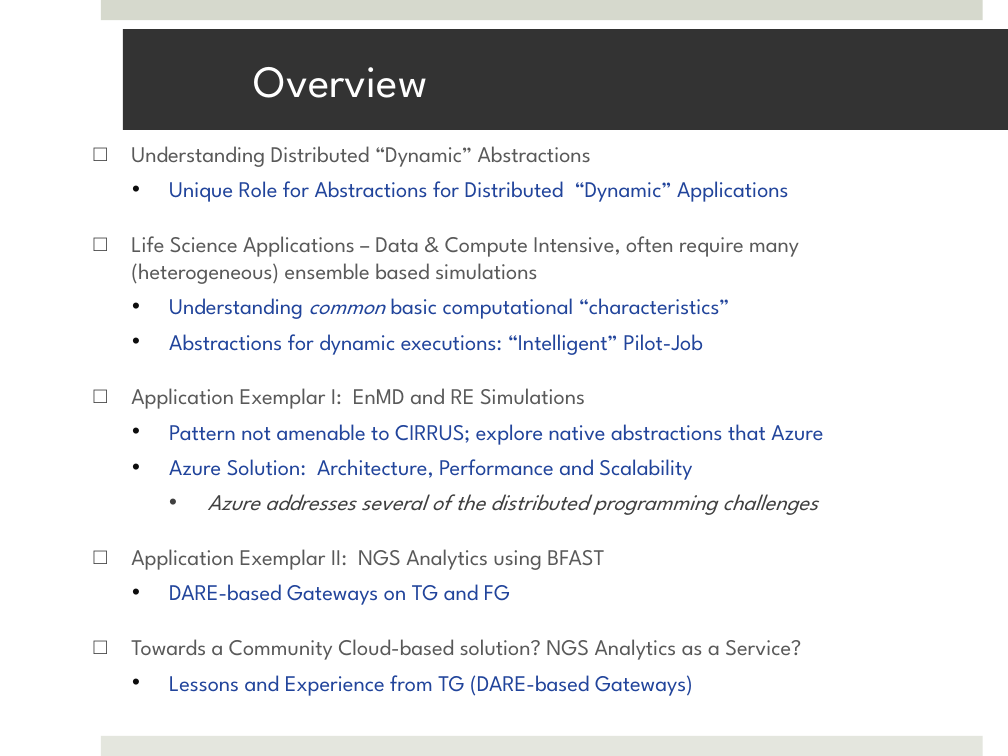
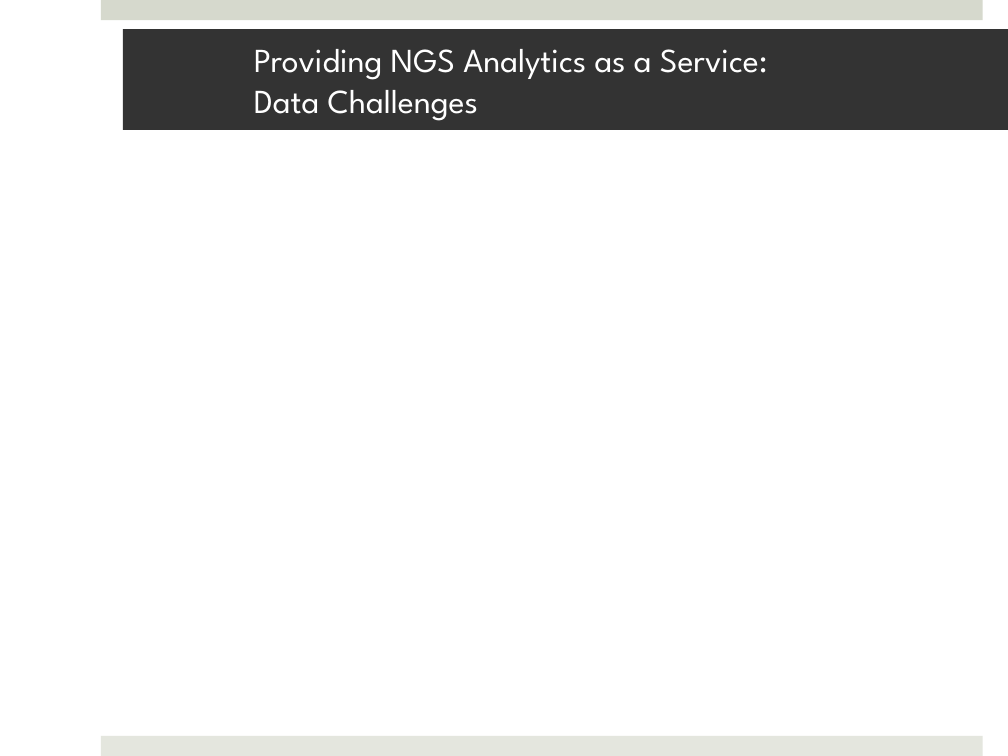
Before and after one commit to saga-project/saga-cpp-legacy-projects, a slide deck: slide 29 of saga-talks/abstractions_for_ls-microsoft.pptx (slide 3 before the commit). Drawn at 1008x756 pixels with LibreOffice and Linux fonts; fonts in the diff are those of the drawing; background and template pictures are left out. Boxes give left, top, right and bottom in pixels: in the first picture for what was removed or moved away, otherwise in the second. Text is boxed around its words. In the diff, an @@ line names an element or a change of style, - is before the commit and + after.

```diff
--- a/saga-talks/abstractions_for_ls-microsoft.pptx
+++ b/saga-talks/abstractions_for_ls-microsoft.pptx
@@ title at [254, 49, 768, 121]: text changed; size 32 to 24 pt @@
-Overview
+Providing NGS Analytics as a Service:
+Data Challenges
@@ text removed at [131, 146, 823, 692] @@
-□ Understanding Distributed “Dynamic” Abstractions
-  • Unique Role for Abstractions for Distributed “Dynamic” Applications
-□ Life Science Applications – Data & Compute Intensive, often require many (heterogeneous) ensemble based simulations
-  • Understanding common basic computational “characteristics”
-  • Abstractions for dynamic executions: “Intelligent” Pilot-Job
-□ Application Exemplar I: EnMD and RE Simulations
-  • Pattern not amenable to CIRRUS; explore native abstractions that Azure
-  • Azure Solution: Architecture, Performance and Scalability
-    • Azure addresses several of the distributed programming challenges
-□ Application Exemplar II: NGS Analytics using BFAST
-  • DARE-based Gateways on TG and FG
-□ Towards a Community Cloud-based solution? NGS Analytics as a Service?
-  • Lessons and Experience from TG (DARE-based Gateways)
```
Also in this commit, not shown: 11 other slides changed, 2 slides added, 4 slides removed.
